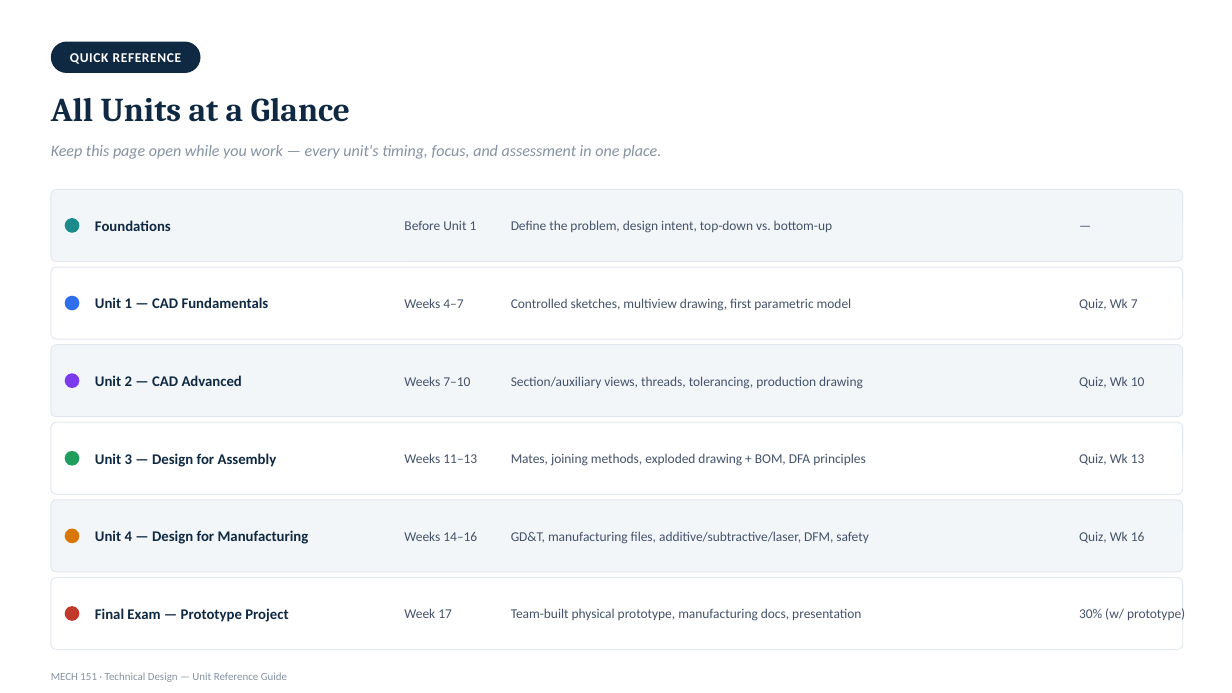
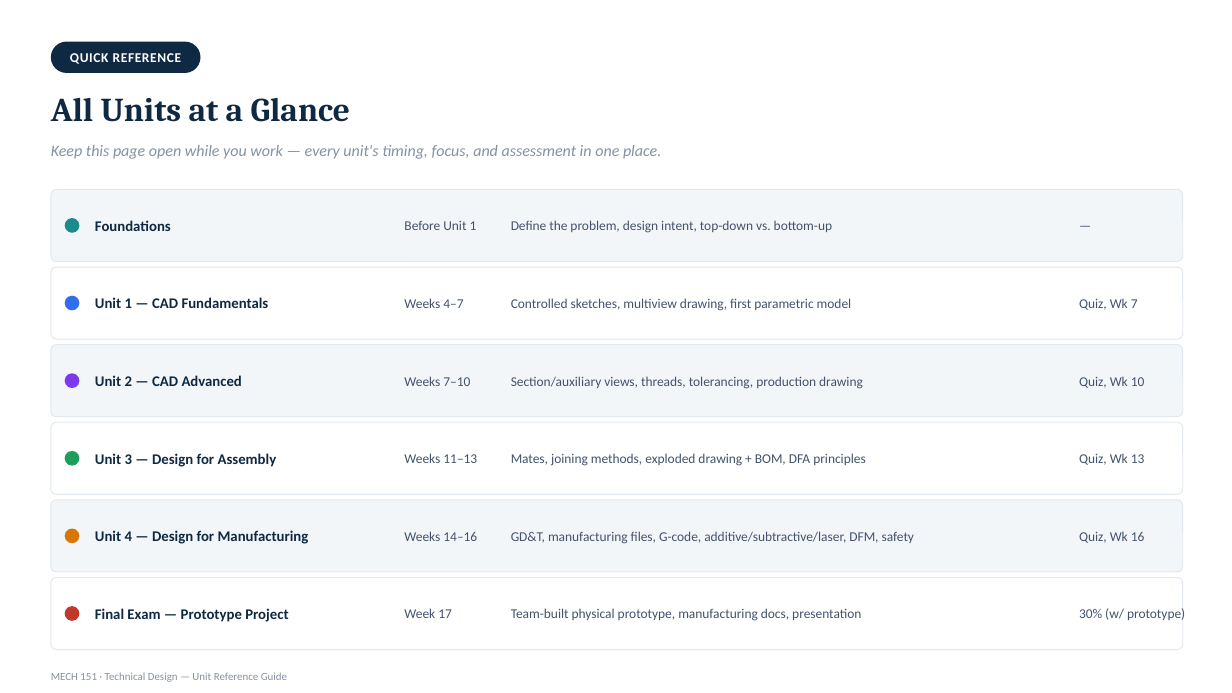
Before and after one commit to kainanis808/kainanis808.github.io, a slide deck: slide 57 of MECH151_techDesign/slideDeck/MECH151_Unit_Reference_Deck.pptx (slide 55 before the commit). Drawn at 1232x693 pixels with LibreOffice and Linux fonts; fonts in the diff are those of the drawing. Boxes give left, top, right and bottom in pixels: in the first picture for what was removed or moved away, otherwise in the second. Text is boxed around its words. In the diff, an @@ line names an element or a change of style, - is before the commit and + after.

```diff
--- a/MECH151_techDesign/slideDeck/MECH151_Unit_Reference_Deck.pptx
+++ b/MECH151_techDesign/slideDeck/MECH151_Unit_Reference_Deck.pptx
@@ text at [511, 531, 914, 544]: text changed @@
-GD&T, manufacturing files, additive/subtractive/laser, DFM, safety
+GD&T, manufacturing files, G-code, additive/subtractive/laser, DFM, safety
```
Also in this commit, not shown: 4 other slides changed, 2 slides added, 2 other files.
